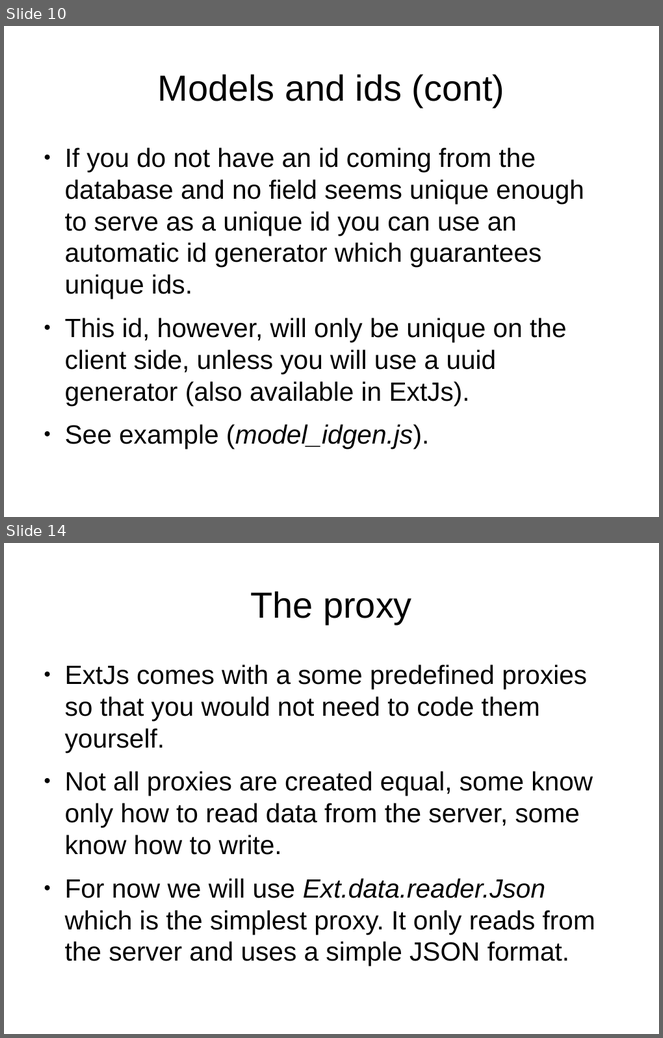
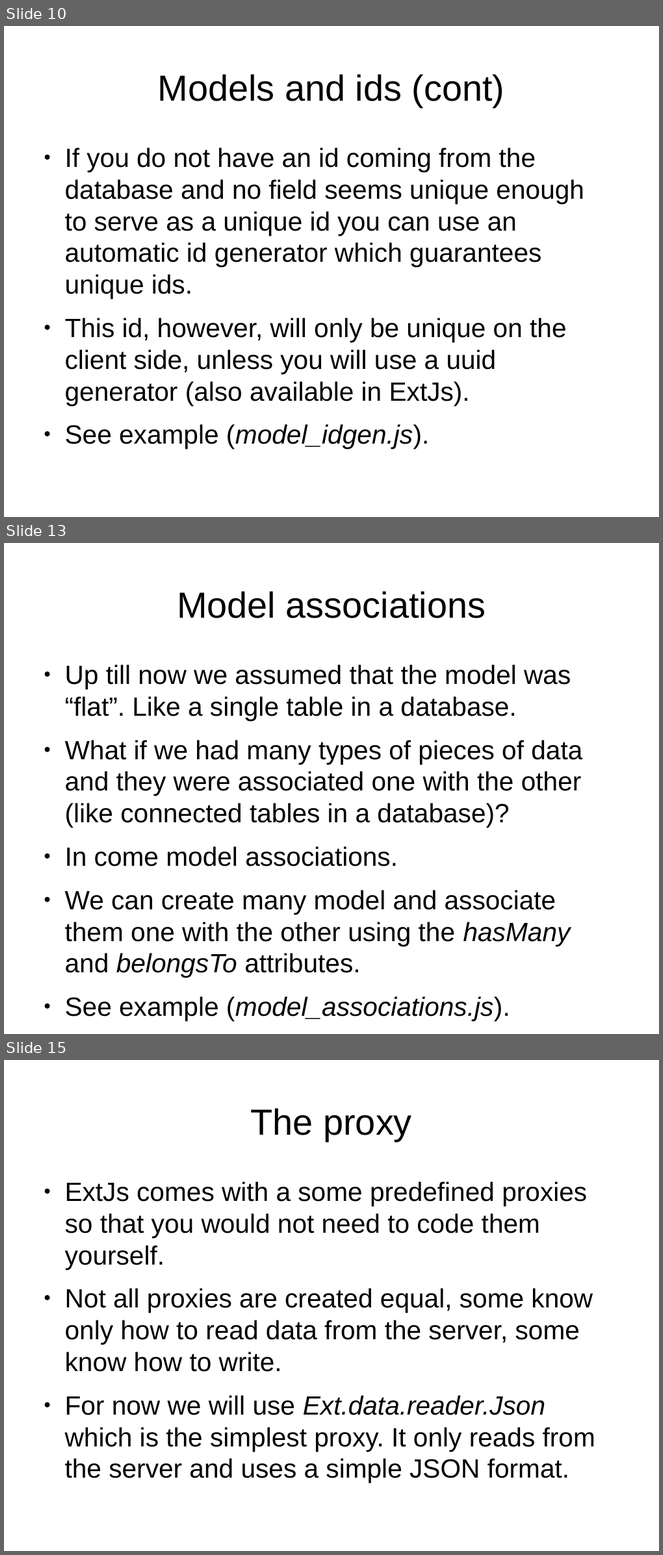
Before and after one commit to veltzer/demos, a slide deck: javascript/extjs/doc/extjs_data.odp. Shown one above the other, each under a label of ours: slides 10 and 14 before the commit, slides 10, 13 and 15 after it; the slides between them are not shown. The pictures are 663x1038 and 663x1555 pixels, drawn with LibreOffice and Linux fonts; fonts in the diff are those of the drawing. Boxes give left, top, right and bottom in pixels: in the first picture for what was removed or moved away, otherwise in the second. Text is boxed around its words. In the diff, an @@ line names an element or a change of style, - is before the commit and + after.

```diff
--- a/javascript/extjs/doc/extjs_data.odp
+++ b/javascript/extjs/doc/extjs_data.odp
@@ slide 13 added at [4, 543, 659, 1034], background #FFFFFF @@
@@ title added at [177, 591, 486, 618], 44 pt, text #000000 @@
+Model associations
@@ text added at [65, 665, 582, 978], 32 pt, text #000000 @@
+● Up till now we assumed that the model was “flat”. Like a single table in a database.
+● What if we had many types of pieces of data and they were associated one with the other (like connected tables in a database)?
+● In come model associations.
+● We can create many model and associate them one with the other using the hasMany and belongsTo attributes.
+● See example (model_associations.js).
@@ what was slide 14 is now slide 15 @@
```
Also in this commit, not shown: 1 slide changed, 6 other slides added, 6 other files.
